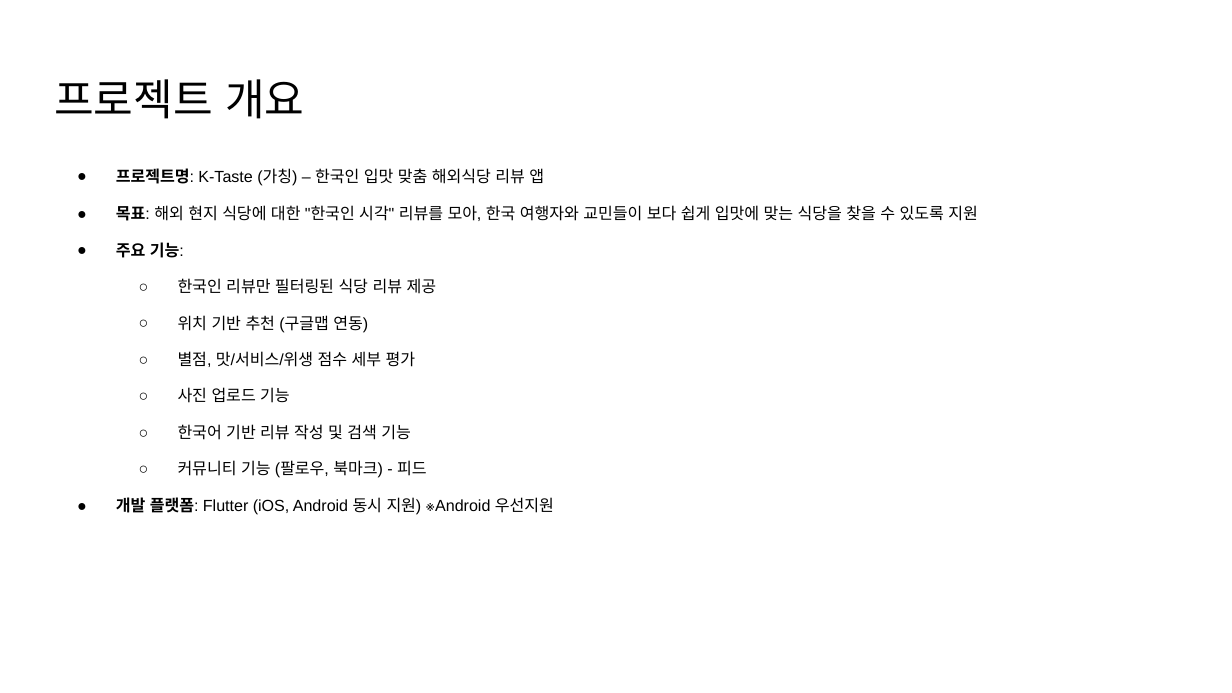
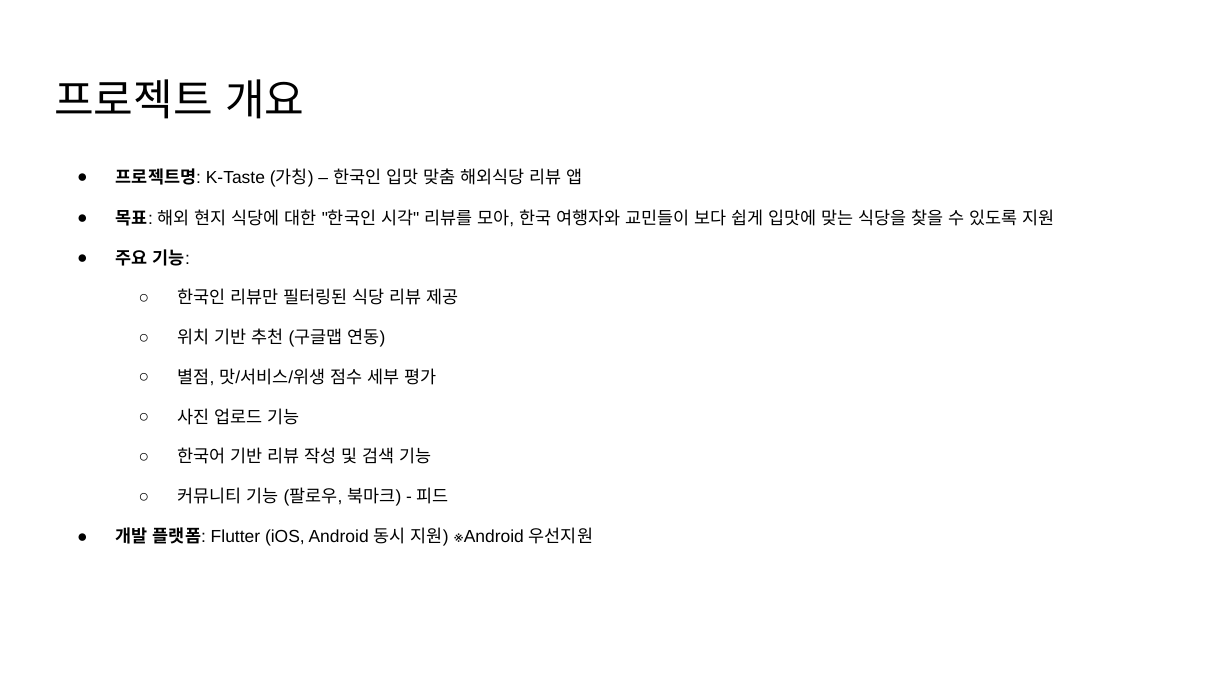
Before and after one commit to yurei55/TIL, a slide deck: slide 2 of K-Taste.pptx. Drawn at 1232x693 pixels with LibreOffice and Linux fonts; fonts in the diff are those of the drawing. Boxes give left, top, right and bottom in pixels: in the first picture for what was removed or moved away, otherwise in the second. Text is boxed around its words. In the diff, an @@ line names an element or a change of style, - is before the commit and + after.

```diff
--- a/K-Taste.pptx
+++ b/K-Taste.pptx
@@ text "프로젝트명: K-Taste (가칭) – 한국인 ..." at (116, 168, 1055, 546): size 9.3 to 10.2 pt @@
```
Also in this commit, not shown: 9 other slides changed.
